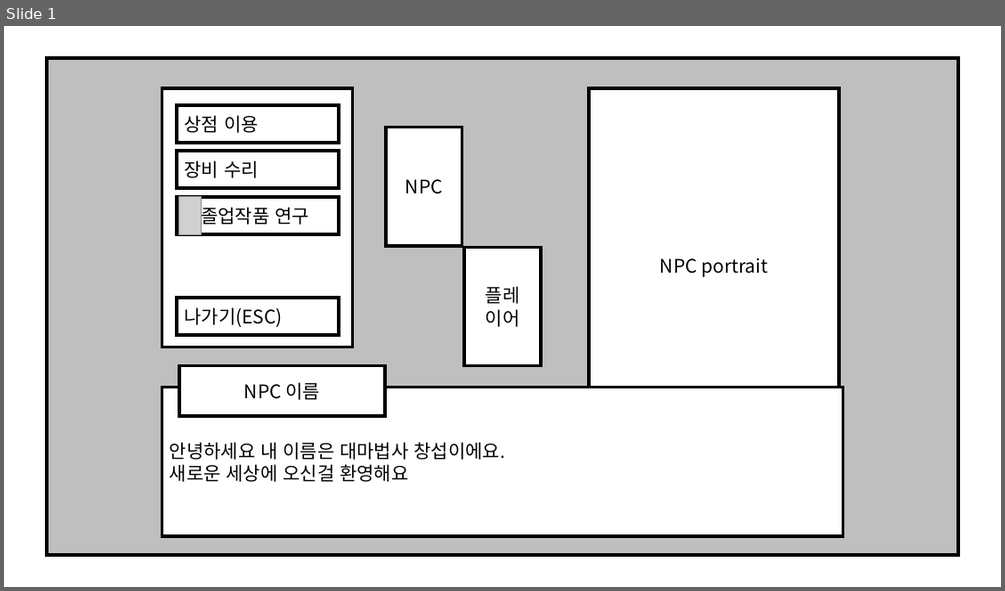
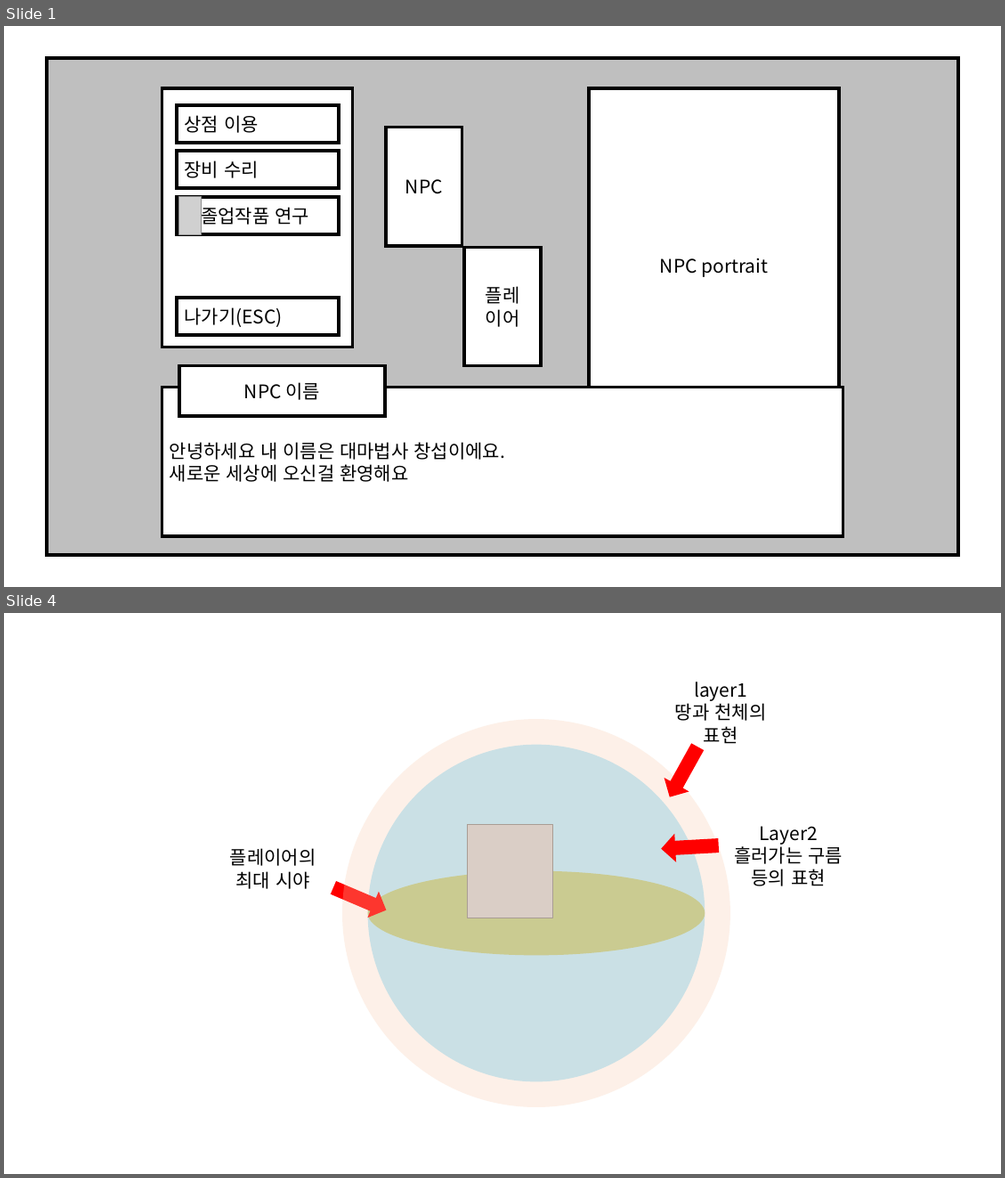
Before and after one commit to korleinster/gamebusdriver, a slide deck: plan/0.시스템/forwork.pptx. Shown one above the other, each under a label of ours: slide 1 before the commit, slides 1 and 4 after it; the slides between them are not shown. The pictures are 1005x591 and 1005x1178 pixels, drawn with LibreOffice and Linux fonts; fonts in the diff are those of the drawing; grey boxes stand for pictures. Boxes give left, top, right and bottom in pixels: in the first picture for what was removed or moved away, otherwise in the second. Text is boxed around its words. In the diff, an @@ line names an element or a change of style, - is before the commit and + after.

Commit message:
[신창섭]
2016년 9월 1일 : 아이템 중 장비에서 내구도에 대한 내용 추가.
Npc설정 및 상호작용 기호기서 작성 시작
2016년 9월 4일 : 게임내 화면 레이어 구조 설정, 게임 내 천체의 구조

```diff
--- a/plan/0.시스템/forwork.pptx
+++ b/plan/0.시스템/forwork.pptx
@@ slide 4 added at (x1=4, y1=613, x2=1001, y2=1174), background #FFFFFF @@
@@ text added at (x1=675, y1=682, x2=766, y2=744), 18 pt, text #000000 @@
+layer1
+땅과 천체의
+표현
@@ ellipse added at (x1=342, y1=719, x2=730, y2=1107), fill #F8CBAD at 27% opacity @@
@@ ellipse added at (x1=367, y1=745, x2=704, y2=1082), fill #00B0F0 at 27% opacity @@
@@ right arrow added at (x1=657, y1=739, x2=710, y2=803), fill #FF0000 @@
@@ picture added at (x1=467, y1=824, x2=553, y2=917) @@
@@ text added at (x1=734, y1=826, x2=842, y2=886), 18 pt, text #000000 @@
+Layer2
+흘러가는 구름
+등의 표현
@@ text added at (x1=230, y1=848, x2=316, y2=889), 18 pt, text #000000 @@
+플레이어의
+최대 시야
@@ right arrow added at (x1=661, y1=831, x2=720, y2=863), fill #FF0000 @@
@@ right arrow added at (x1=328, y1=875, x2=392, y2=923), fill #FF0000 @@
@@ ellipse added at (x1=367, y1=871, x2=704, y2=956), fill #FFC000 at 62% opacity @@
```
Also in this commit, not shown: 4 other slides added, 8 other files.
